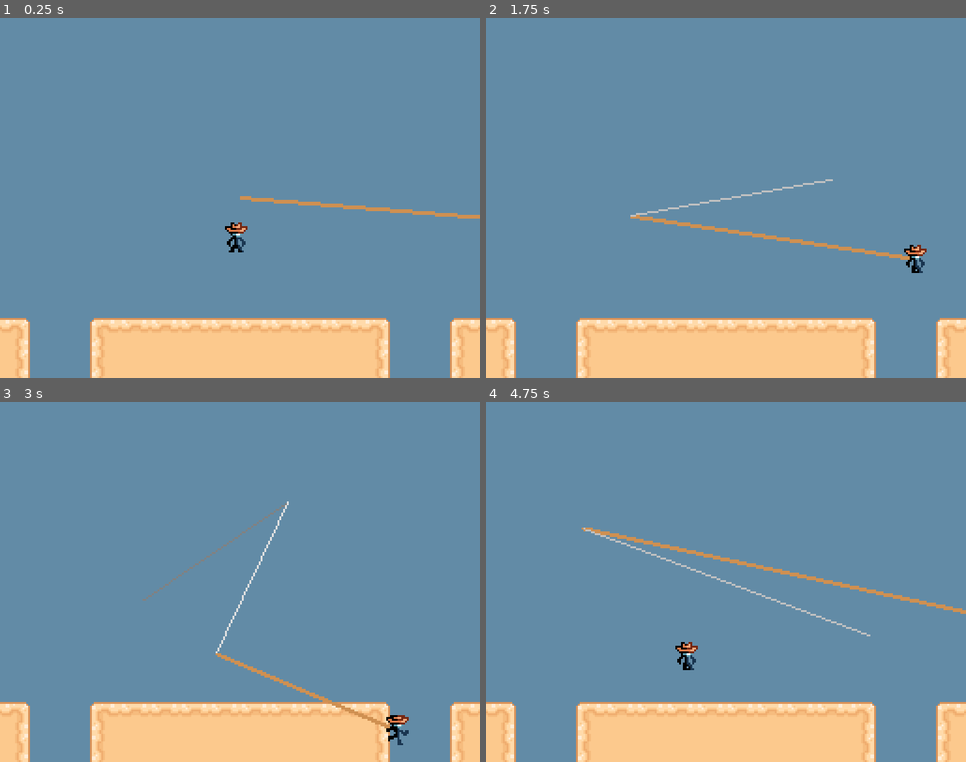
Above: before the commit, frames 1-4 (two rows, left to right).
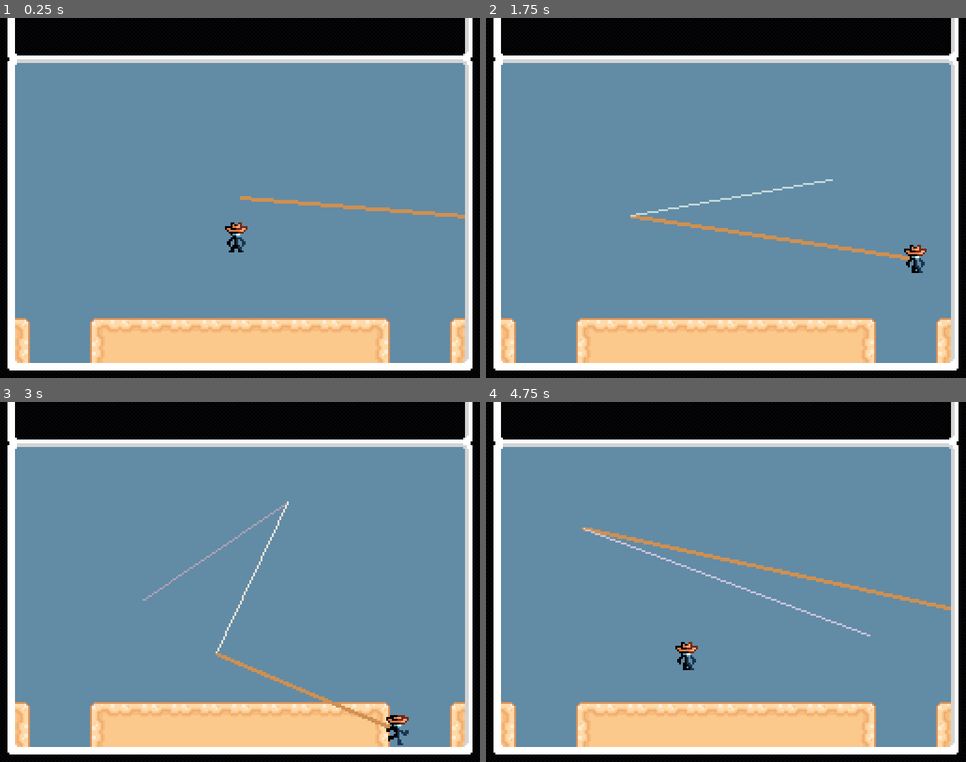
Above: after the commit, the same moments.

Repository: Jcodefox/GMTK-2025
Game: Godot game, scene res://scenes/topscenes/gameplay_topscene.tscn
The game is run twice, just before and just after one commit, with the same random seed, the same clock (stepped at 60 frames per second) and the same inputs.
Inputs (mouse positions are in pixels of both pictures, inside the frame that each line leads up to):
- Up to frame 1 (0.25 s): no input
- Up to frame 2 (1.75 s): move the mouse to (831, 180) at 0.52 s; hold D (move_right) from 0.53 s (still down); tap Space (move_jump) at 0.77, 1.52 s; move the mouse to (630, 216) at 1.27 s
- Up to frame 3 (3 s): move the mouse to (288, 502) at 2.02 s; release D (move_right) at 2.03 s; hold A (move_left) 2.03-2.78 s; move the mouse to (216, 654) at 2.77 s; hold D (move_right) from 2.78 s (still down)
- Up to frame 4 (4.75 s): tap Space (move_jump) at 3.02, 3.77, 4.52 s; move the mouse to (870, 636) at 3.52 s; move the mouse to (582, 528) at 4.27 s; release D (move_right) at 4.28 s; hold A (move_left) from 4.28 s (still down)

The runs differ from the first frame. In frame 1, 22% of the frame differs, in the area x 0-100%, y 0-100%; in frame 2, 22%; in frame 3, 22%; in frame 4, 22%.

Commit message:
Modify lasso line features

Diff:
--- a/scenes/topscenes/gameplay_topscene.tscn
+++ b/scenes/topscenes/gameplay_topscene.tscn
@@ -31,7 +31,6 @@
 layer = 64
 
 [node name="HudFrameTexture" type="TextureRect" parent="HudCanvasLayer"]
-visible = false
 offset_right = 40.0
 offset_bottom = 40.0
 texture = ExtResource("3_pyq0w")
--- a/scripts/prefabs/lasso_v2.gd
+++ b/scripts/prefabs/lasso_v2.gd
@@ -1,6 +1,6 @@
 extends Line2D
 
-@export var max_line_distance: float = 1200
+@export var max_line_distance: float = 400
 @export var max_line_age: float = 1.0
 var line_vertex_positions: PackedVector2Array = []
 var line_vertex_time: PackedFloat32Array = []
@@ -49,8 +49,8 @@
 	lines_immediate_mesh.clear_surfaces()
 	lines_immediate_mesh.surface_begin(Mesh.PRIMITIVE_LINES)
 	for i in range(0, line_vertex_positions.size() - 1):
-		lines_immediate_mesh.surface_set_color(Color.from_hsv(0, 0,
-		1.0 - (0.5 * ((cumulative_delta - line_vertex_time[i]) / max_line_age)) ))
+		lines_immediate_mesh.surface_set_color(Color.from_hsv(line_vertex_time[i] / 2.5, 0.1,
+		1.0 - (0.3 * ((cumulative_delta - line_vertex_time[i]) / max_line_age)) ))
 		lines_immediate_mesh.surface_add_vertex_2d(line_vertex_positions[i])
 		lines_immediate_mesh.surface_add_vertex_2d(line_vertex_positions[i + 1])
 	lines_immediate_mesh.surface_end()
